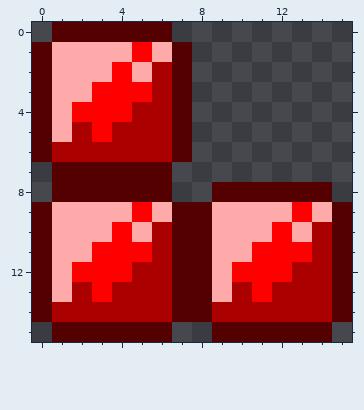
A pixel-art sprite gets an edit: assets-raw/raw/icon-clear-yes.png. Above: the version before the commit.
The file is 16x16 pixels.
The result:
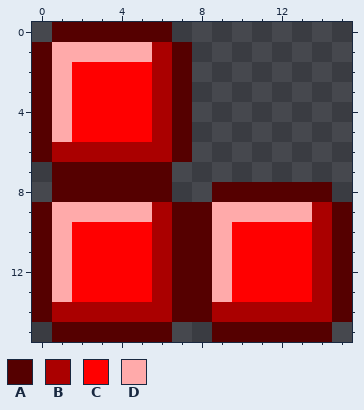
Palette (. is transparent): A #550000  B #aa0000  C #ff0000  D #ffaaaa
Diff:
The author changed colour D to colour B in row 1 at x 6; in row 9 at x 6 and 14.
The author changed colour B to colour C in row 4 at x 5; in row 5 at x 2 and 4 to 5; in row 12 at x 5 and 13; in row 13 at x 2, 4 to 5, 10 and 12 to 13.
The author changed colour D to colour C in row 2 at x 2 to 3 and 5; in row 3 at x 2; in row 10 at x 2 to 3, 5, 10 to 11 and 13; in row 11 at x 2 and 10.
The author changed colour C to colour D in row 1 at x 5; in row 9 at x 5 and 13.
